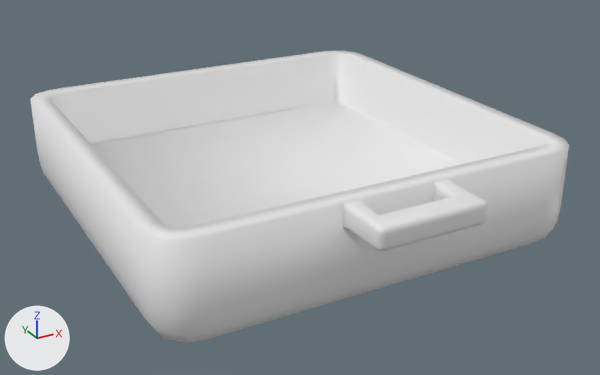
Renders of the FBX model Assets/Models/Case.FBX from each side of a commit.
Camera for both pictures: a 50 mm lens placed at (-0.0176, -0.034, 0.0131), pointed at (0.0001, -0.0018, -0.003). The lights are fixed; the arrows at lower left show +X, +Y and +Z. Where no turn or scale is listed for an object, it has been applied to the vertices.
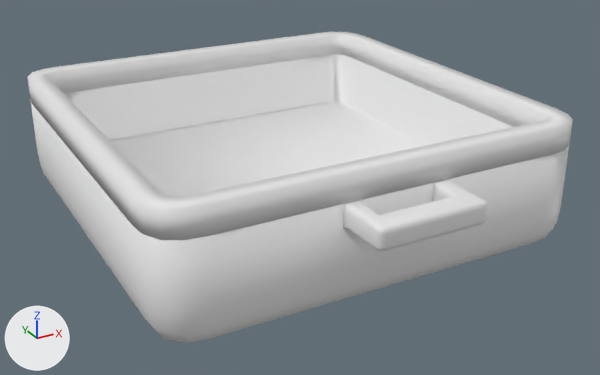
The edits, one by one:
Mesh me_mesh_002 is new.
It has 80 vertices, 80 faces and spans x -0.01..0.01, y -0.01..0.01, z 0.0..0.0012.
Object 'Object001' (ob_object001) is new; it shows me_mesh_002.
Its location is (0.0, 0.0, 0.0).

Location of each change, [x1, y1, x2, y2] in pixels of the pictures (600 x 375 px):
'Object001', added
    after: [27, 32, 573, 240]
